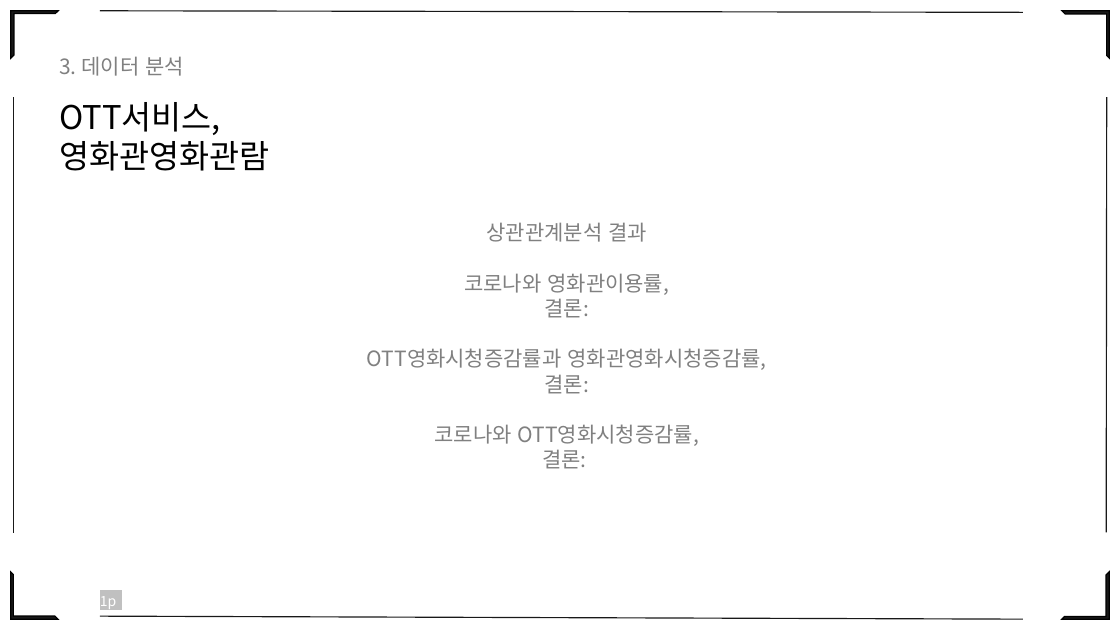
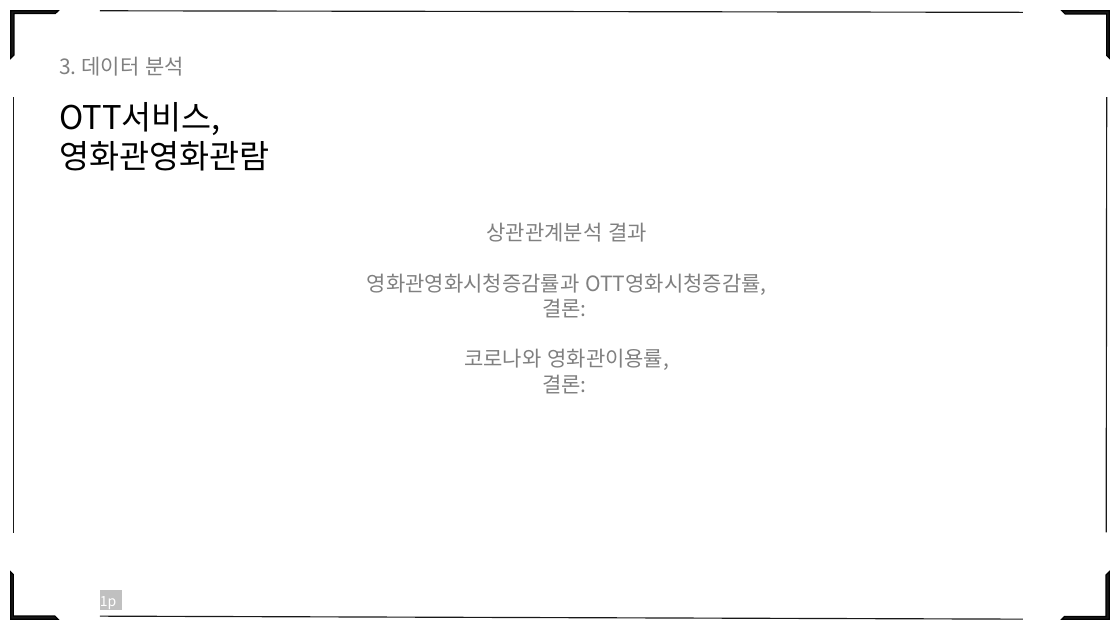
Before and after one commit to eesomin/midproject, a slide deck: slide 33 of jdh1/PPT_0_TEAM2.pptx (slide 26 before the commit). Drawn at 1120x630 pixels with LibreOffice and Linux fonts; fonts in the diff are those of the drawing. Boxes give left, top, right and bottom in pixels: in the first picture for what was removed or moved away, otherwise in the second. Text is boxed around its words. In the diff, an @@ line names an element or a change of style, - is before the commit and + after.

```diff
--- a/jdh1/PPT_0_TEAM2.pptx
+++ b/jdh1/PPT_0_TEAM2.pptx
@@ text at box(367, 273, 766, 318): paragraphs added @@
+영화관영화시청증감률과 OTT영화시청증감률,
+결론:
@@ text at box(367, 348, 766, 469): paragraphs removed @@
-OTT영화시청증감률과 영화관영화시청증감률,
-결론:
-코로나와 OTT영화시청증감률,
-결론:
```
Also in this commit, not shown: 25 other slides changed, 7 slides added, 1 slide removed, 4 other files.
